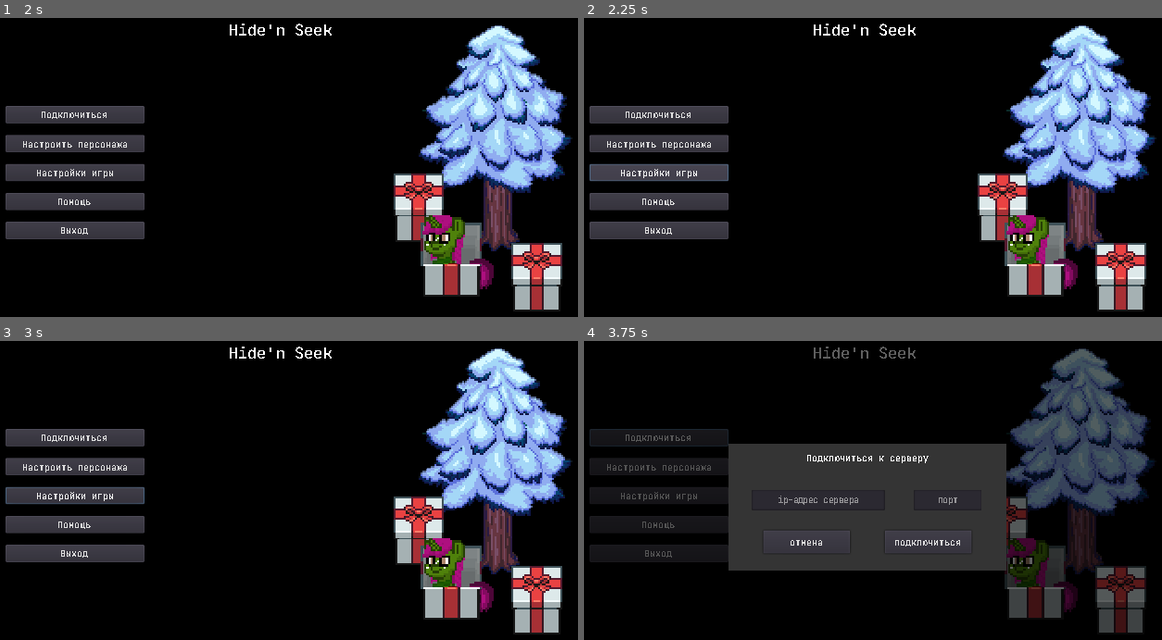
Above: before the commit, frames 1-4 (two rows, left to right).
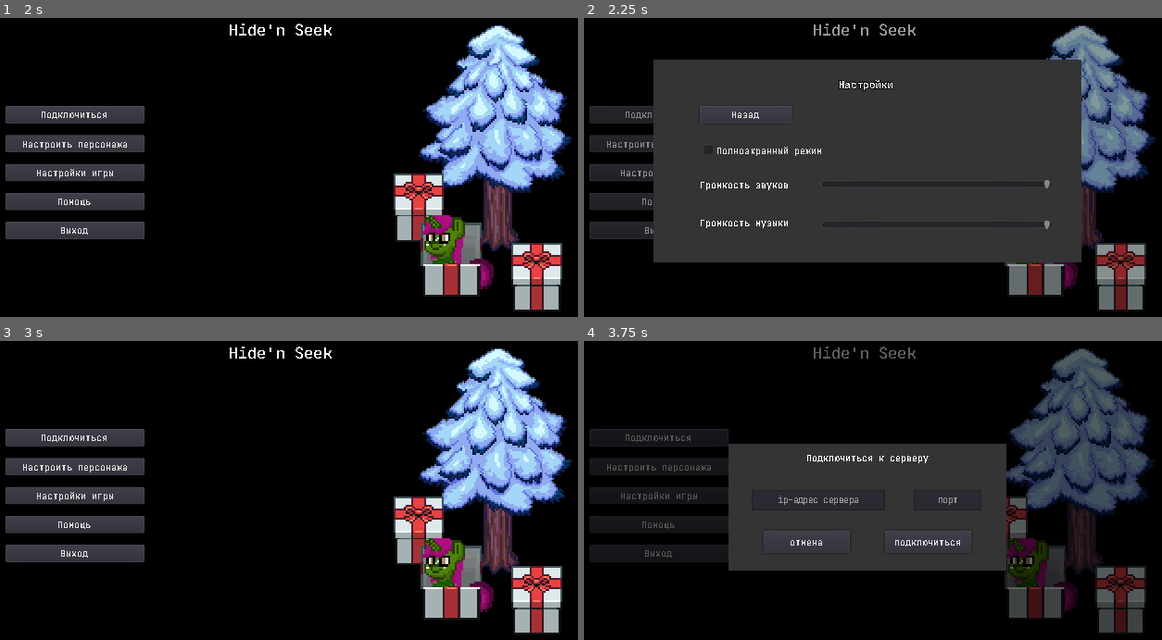
Above: after the commit, the same moments.

Repository: VaJau2/HideNSeek-Client
Game: Godot game, scene res://scenes/Main.tscn
Two runs of this game, one before a commit and one after it. Both use one fixed random seed, a clock stepped at 60 frames per second and the inputs below.
Inputs (mouse positions are in pixels of both pictures, inside the frame that each line leads up to):
- Up to frame 1 (2 s): click (283, 188) at 0.52 s; type "12" at 0.6 s; click "продолжить" at 1.25 s
- Up to frame 2 (2.25 s): click "Настройки игры" at 2 s
- Up to frame 3 (3 s): click (161, 436) at 2.75 s, where only the run after the commit has a clickable "Назад"
- Up to frame 4 (3.75 s): click "Подключиться" at 3.5 s

Frame 1 is identical in both runs. In frame 2, 59% of the frame differs, in the area x 0-99%, y 1-98%; in frame 3, 0.1%; in frame 4, nothing differs.

Commit message:
settings menu + fix game rules

Diff:
--- a/assets/scripts/StartPoints.gd
+++ b/assets/scripts/StartPoints.gd
@@ -14,7 +14,8 @@
 
 
 func teleport_to_point(point_id):
-	G.player.may_move = false
+	G.player.set_may_move(false)
+	G.player.block_may_move = true
 
 	while background.setBackgroundOn():
 		yield(get_tree(), "idle_frame")
--- a/assets/scripts/characters/Character.gd
+++ b/assets/scripts/characters/Character.gd
@@ -92,7 +92,7 @@
 
 
 func show_message(message):
-	var messageTime = 2 + message.length() / 10
+	var messageTime = 3 + message.length() / 10
 	messageLabel.text = message
 	messageTimer = messageTime
 	messageCount = true
--- a/assets/scripts/characters/player/Player.gd
+++ b/assets/scripts/characters/player/Player.gd
@@ -9,9 +9,15 @@
 onready var main_camera = get_node("camera")
 onready var interact_node = get_node("interact")
 var may_move = true
+var block_may_move = false
 var sync_position_timer = SYNC_POSITION_TIME
 var sync_movement_timer = SYNC_MOVEMENT_TIME
 var sync_stop_onetime = false
+
+
+func set_may_move(may: bool):
+	if block_may_move: return
+	may_move = may
 
 
 func check_see_body(body):
@@ -89,6 +95,8 @@
 
 
 func update_keys():
+	if G.paused: return
+
 	if state == states.hide:
 		if Input.is_action_just_pressed("ui_hide"):
 			var new_anim = "hide1" if !is_hiding else "idle"
--- a/assets/scripts/interface/MainMenu.gd
+++ b/assets/scripts/interface/MainMenu.gd
@@ -25,3 +25,7 @@
 
 func _on_character_settings_pressed():
 	levelsLoader.change_menu("res://objects/interface/CharacterMenu.tscn")
+
+
+func _on_game_settings_pressed():
+	get_node("Setting").visible = true
--- /dev/null
+++ b/assets/scripts/interface/PauseMenu.gd
@@ -0,0 +1,27 @@
+extends Control
+
+
+onready var back = get_node("MenuBack")
+onready var speak_modal = get_node("SpeakModal")
+
+
+func _process(delta):
+	if Input.is_action_just_pressed("ui_cancel"):
+		_on_continue_pressed()
+
+
+func _on_continue_pressed():
+	back.visible = !back.visible
+	G.paused = back.visible
+	if !back.visible && speak_modal.visible:
+		speak_modal.hide()
+		get_node("Setting").visible = false
+
+
+func _on_exit_pressed():
+	G.network.force_disconnect(false)
+	G.paused = false
+
+
+func _on_settings_pressed():
+	get_node("Setting").visible = true
--- /dev/null
+++ b/assets/scripts/interface/SettingsMenu.gd
@@ -0,0 +1,53 @@
+extends ColorRect
+
+onready var fullscreenInput = get_node("back/fullscreen")
+onready var soundSlider = get_node("back/sound")
+onready var musicSlider = get_node("back/music")
+var min_volume = 0
+
+
+func _ready():
+	min_volume = soundSlider.min_value
+
+	if G.settings.has("fullscreen"):
+		if G.settings.get("fullscreen") == 1:
+			fullscreenInput.pressed = true
+			if !OS.window_fullscreen:
+				OS.window_fullscreen = true
+	else:
+		G.settings.set("fullscreen", 0)
+
+	if G.settings.has("sound"):
+		set_volume_value(1, float(G.settings.get("sound")), soundSlider)
+	else:
+		G.settings.set("sound", 0)
+
+	if G.settings.has("music"):
+		set_volume_value(2, float(G.settings.get("music")), musicSlider)
+	else:
+		G.settings.set("music", 0)
+
+
+func set_volume_value(bus, value, input):
+	if bus != 1 && bus != 2: return
+	if value < min_volume || value > soundSlider.max_value: return
+	_on_volume_value_changed(value, bus)
+	input.value = value
+
+
+func _on_back_pressed():
+	visible = false
+
+
+func _on_fullscreen_toggled(button_pressed):
+	G.settings.set("fullscreen", 1 if button_pressed else 0)
+	OS.window_fullscreen = button_pressed
+
+
+func _on_volume_value_changed(value, bus):
+	AudioServer.set_bus_mute(bus, value == min_volume)
+	AudioServer.set_bus_volume_db(bus, value)
+	if bus == 1:
+		G.settings.set("sound", value)
+	elif bus == 2:
+		G.settings.set("music", value)
--- a/assets/scripts/interface/modals/SpeakModal.gd
+++ b/assets/scripts/interface/modals/SpeakModal.gd
@@ -11,6 +11,8 @@
 
 
 func _process(_delta):
+	if G.paused: return
+
 	if visible:
 		if Input.is_action_just_pressed("ui_accept"):
 			if current_mode == modes.speak:
@@ -35,12 +37,12 @@
 	window_title = title
 	show_modal()
 	input.grab_focus()
-	G.player.may_move = false
+	G.player.set_may_move(false)
 	G.player.set_typing_in_chat(true)
 
 
 func _on_SpeakModal_hide():
 	input.text = ""
-	G.player.may_move = true
+	G.player.set_may_move(true)
 	chat.may_count_time = true
 	G.player.set_typing_in_chat(false)
--- a/assets/scripts/network/Network.gd
+++ b/assets/scripts/network/Network.gd
@@ -5,13 +5,11 @@
 	force_disconnect("Сервер внезапно выключился")
 
 
-remote func force_disconnect(error = ""):
+remote func force_disconnect(error):
 	disconnect_from_server()
 	get_parent().load_level("")
 	get_parent().change_menu("res://objects/interface/MainMenu.tscn")
-	if error == "":
-		error = "Вы были отключены от сервера"
-	get_parent().current_error = error
+	if error: get_parent().current_error = error
 
 
 remote func spawn_puppet(puppetData):
@@ -87,7 +85,8 @@
 
 
 remote func start_game(is_searcher):
-	G.player.may_move = true
+	G.player.block_may_move = false
+	G.player.set_may_move(true)
 	if is_searcher:
 		G.player.set_state(Character.states.wait)
 	else:
--- a/assets/scripts/system/Global.gd
+++ b/assets/scripts/system/Global.gd
@@ -9,3 +9,4 @@
 var player = null
 var currentCamera = null
 var bell = null
+var paused = false
--- /dev/null
+++ b/default_bus_layout.tres
@@ -0,0 +1,15 @@
+[gd_resource type="AudioBusLayout" format=2]
+
+[resource]
+bus/1/name = "Audio"
+bus/1/solo = false
+bus/1/mute = false
+bus/1/bypass_fx = false
+bus/1/volume_db = 0.0
+bus/1/send = "Master"
+bus/2/name = "Music"
+bus/2/solo = false
+bus/2/mute = false
+bus/2/bypass_fx = false
+bus/2/volume_db = 0.0
+bus/2/send = "Master"
--- a/objects/characters/character.tscn
+++ b/objects/characters/character.tscn
@@ -1515,7 +1515,7 @@
 }
 
 [sub_resource type="RectangleShape2D" id=10]
-extents = Vector2( 185.375, 87.8089 )
+extents = Vector2( 200, 95.5556 )
 
 [node name="character" type="KinematicBody2D"]
 scale = Vector2( 0.9, 0.9 )
@@ -1632,6 +1632,7 @@
 [node name="audi" type="AudioStreamPlayer2D" parent="."]
 volume_db = -12.0
 max_distance = 800.0
+bus = "Audio"
 script = ExtResource( 5 )
 stepsArray = {
 "dirt": [ ExtResource( 13 ), ExtResource( 18 ), ExtResource( 14 ) ],
@@ -1684,6 +1685,7 @@
 script = ExtResource( 30 )
 
 [node name="shape" type="CollisionShape2D" parent="seekArea"]
+position = Vector2( 14.4445, -2.6491e-07 )
 shape = SubResource( 10 )
 
 [connection signal="body_entered" from="seekArea" to="seekArea" method="_on_seekArea_body_entered"]
--- a/objects/furniture/Bell.tscn
+++ b/objects/furniture/Bell.tscn
@@ -73,3 +73,4 @@
 [node name="audi" type="AudioStreamPlayer2D" parent="." index="7"]
 stream = ExtResource( 4 )
 max_distance = 2500.0
+bus = "Audio"
--- a/objects/interface/MainMenu.tscn
+++ b/objects/interface/MainMenu.tscn
@@ -10,6 +10,7 @@
 [ext_resource path="res://assets/scripts/interface/MainMenu.gd" type="Script" id=8]
 [ext_resource path="res://objects/interface/ConnectModal.tscn" type="PackedScene" id=9]
 [ext_resource path="res://objects/interface/ErrorModal.tscn" type="PackedScene" id=10]
+[ext_resource path="res://objects/interface/SettingsMenu.tscn" type="PackedScene" id=11]
 
 [sub_resource type="GDScript" id=1]
 script/source = "extends ColorRect
@@ -152,6 +153,10 @@
 color = Color( 0, 0, 0, 1 )
 script = SubResource( 1 )
 
+[node name="Setting" parent="." instance=ExtResource( 11 )]
+visible = false
+
 [connection signal="pressed" from="connect" to="ConnectModalBack" method="show_connect_modal"]
 [connection signal="pressed" from="character_settings" to="." method="_on_character_settings_pressed"]
+[connection signal="pressed" from="game_settings" to="." method="_on_game_settings_pressed"]
 [connection signal="pressed" from="exit" to="." method="_on_exit_pressed"]
--- a/objects/interface/PauseMenu.tscn
+++ b/objects/interface/PauseMenu.tscn
@@ -7,11 +7,72 @@
 [ext_resource path="res://assets/materials/themes/bix_text_theme.tres" type="Theme" id=5]
 [ext_resource path="res://assets/scripts/interface/GameLabel.gd" type="Script" id=6]
 [ext_resource path="res://assets/scripts/interface/SearchList.gd" type="Script" id=7]
+[ext_resource path="res://assets/scripts/interface/PauseMenu.gd" type="Script" id=8]
+[ext_resource path="res://objects/interface/SettingsMenu.tscn" type="PackedScene" id=9]
 
 [node name="PauseMenu" type="Control"]
 anchor_right = 1.0
 anchor_bottom = 1.0
 mouse_filter = 1
+script = ExtResource( 8 )
+
+[node name="MenuBack" type="ColorRect" parent="."]
+visible = false
+anchor_right = 1.0
+anchor_bottom = 1.0
+color = Color( 0, 0, 0, 0.392157 )
+
+[node name="Label" type="Label" parent="MenuBack"]
+anchor_left = 0.5
+anchor_top = 0.5
+anchor_right = 0.5
+anchor_bottom = 0.5
+margin_left = -128.0
+margin_top = -116.0
+margin_right = 128.0
+margin_bottom = -95.0
+theme = ExtResource( 5 )
+text = "Пауза"
+align = 1
+
+[node name="continue" type="Button" parent="MenuBack"]
+anchor_left = 0.5
+anchor_top = 0.5
+anchor_right = 0.5
+anchor_bottom = 0.5
+margin_left = -128.0
+margin_top = -68.0
+margin_right = 128.0
+margin_bottom = -44.0
+theme = ExtResource( 1 )
+text = "Продолжить"
+
+[node name="settings" type="Button" parent="MenuBack"]
+anchor_left = 0.5
+anchor_top = 0.5
+anchor_right = 0.5
+anchor_bottom = 0.5
+margin_left = -128.0
+margin_top = -20.0
+margin_right = 128.0
+margin_bottom = 4.0
+theme = ExtResource( 1 )
+text = "Настройки игры"
+
+[node name="exit" type="Button" parent="MenuBack"]
+anchor_left = 0.5
+anchor_top = 0.5
+anchor_right = 0.5
+anchor_bottom = 0.5
+margin_left = -128.0
+margin_top = 28.0
+margin_right = 128.0
+margin_bottom = 52.0
+theme = ExtResource( 1 )
+text = "Выйти в меню"
+
+[node name="Setting" parent="." instance=ExtResource( 9 )]
+visible = false
 
 [node name="SpeakModal" type="WindowDialog" parent="."]
 anchor_left = 0.5
@@ -77,4 +138,7 @@
 align = 2
 script = ExtResource( 7 )
 
+[connection signal="pressed" from="MenuBack/continue" to="." method="_on_continue_pressed"]
+[connection signal="pressed" from="MenuBack/settings" to="." method="_on_settings_pressed"]
+[connection signal="pressed" from="MenuBack/exit" to="." method="_on_exit_pressed"]
 [connection signal="hide" from="SpeakModal" to="SpeakModal" method="_on_SpeakModal_hide"]
--- /dev/null
+++ b/objects/interface/SettingsMenu.tscn
@@ -0,0 +1,108 @@
+[gd_scene load_steps=4 format=2]
+
+[ext_resource path="res://assets/materials/themes/interface_theme.tres" type="Theme" id=1]
+[ext_resource path="res://assets/materials/themes/bix_text_theme.tres" type="Theme" id=2]
+[ext_resource path="res://assets/scripts/interface/SettingsMenu.gd" type="Script" id=3]
+
+[node name="Setting" type="ColorRect"]
+anchor_right = 1.0
+anchor_bottom = 1.0
+color = Color( 0, 0, 0, 0.392157 )
+script = ExtResource( 3 )
+
+[node name="back" type="ColorRect" parent="."]
+anchor_left = 0.5
+anchor_top = 0.5
+anchor_right = 0.5
+anchor_bottom = 0.5
+margin_left = -296.0
+margin_top = -172.0
+margin_right = 296.0
+margin_bottom = 108.0
+color = Color( 0.207843, 0.207843, 0.207843, 1 )
+
+[node name="back" type="Button" parent="back"]
+margin_left = 64.0
+margin_top = 64.0
+margin_right = 192.0
+margin_bottom = 88.0
+theme = ExtResource( 1 )
+text = "Назад"
+
+[node name="Label" type="Label" parent="back"]
+anchor_left = 0.5
+anchor_right = 0.5
+margin_left = -40.0
+margin_top = 24.0
+margin_right = 41.0
+margin_bottom = 45.0
+theme = ExtResource( 2 )
+text = "Настройки"
+
+[node name="Label2" type="Label" parent="back"]
+anchor_left = 0.5
+anchor_top = 0.5
+anchor_right = 0.5
+anchor_bottom = 0.5
+margin_left = -232.0
+margin_top = 24.0
+margin_right = -80.0
+margin_bottom = 45.0
+theme = ExtResource( 1 )
+text = "Громкость звуков"
+
+[node name="Label3" type="Label" parent="back"]
+anchor_left = 0.5
+anchor_top = 0.5
+anchor_right = 0.5
+anchor_bottom = 0.5
+margin_left = -232.0
+margin_top = 76.0
+margin_right = -80.0
+margin_bottom = 97.0
+theme = ExtResource( 1 )
+text = "Громкость музыки"
+
+[node name="fullscreen" type="CheckBox" parent="back"]
+anchor_left = 0.5
+anchor_top = 0.5
+anchor_right = 0.5
+anchor_bottom = 0.5
+margin_left = -232.0
+margin_top = -28.0
+margin_right = 256.0
+margin_bottom = -2.0
+theme = ExtResource( 1 )
+text = "Полноэкранный режим"
+
+[node name="sound" type="HSlider" parent="back"]
+anchor_left = 0.5
+anchor_top = 0.5
+anchor_right = 0.5
+anchor_bottom = 0.5
+margin_left = -64.0
+margin_top = 24.0
+margin_right = 256.0
+margin_bottom = 40.0
+theme = ExtResource( 1 )
+min_value = -16.0
+max_value = 0.0
+step = 0.1
+
+[node name="music" type="HSlider" parent="back"]
+anchor_left = 0.5
+anchor_top = 0.5
+anchor_right = 0.5
+anchor_bottom = 0.5
+margin_left = -64.0
+margin_top = 80.0
+margin_right = 256.0
+margin_bottom = 96.0
+theme = ExtResource( 1 )
+min_value = -16.0
+max_value = 0.0
+step = 0.1
+
+[connection signal="pressed" from="back/back" to="." method="_on_back_pressed"]
+[connection signal="toggled" from="back/fullscreen" to="." method="_on_fullscreen_toggled"]
+[connection signal="value_changed" from="back/sound" to="." method="_on_volume_value_changed" binds= [ 1 ]]
Not shown: 1 places in objects/interface/MainMenu.tscn that only renumber resources
Not shown: 1 places in objects/interface/PauseMenu.tscn that only renumber resources
